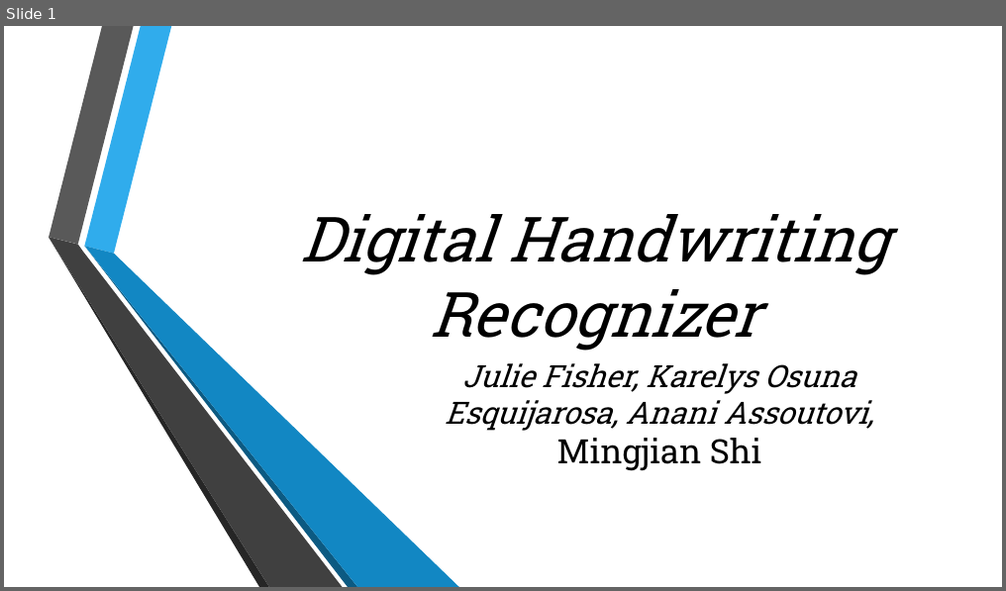
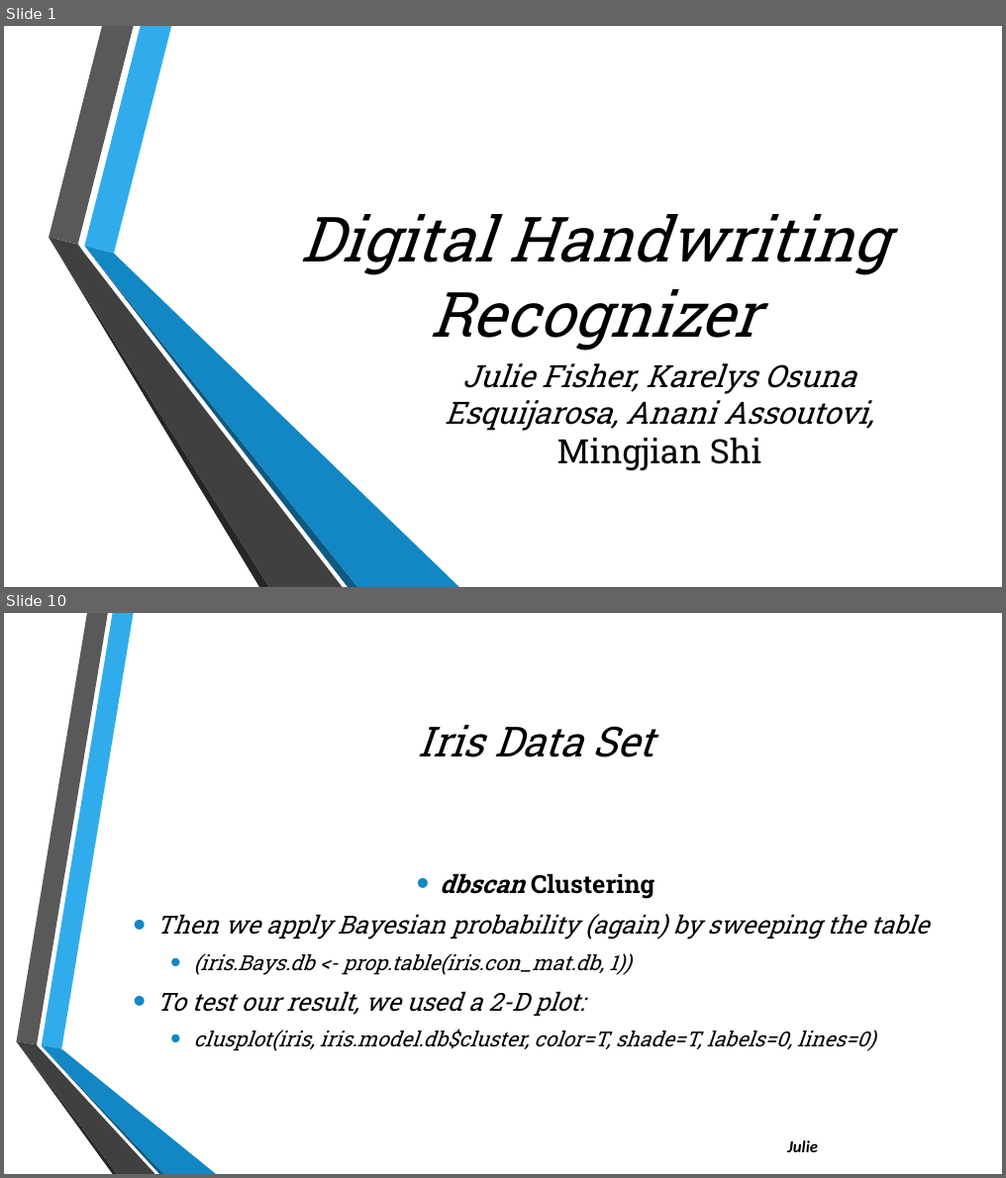
Before and after one commit to julielinx/Final-_Project, a slide deck: Presentation1.pptx. Shown one above the other, each under a label of ours: slide 1 before the commit, slides 1 and 10 after it; the slides between them are not shown. The pictures are 1006x591 and 1006x1178 pixels, drawn with LibreOffice and Linux fonts; fonts in the diff are those of the drawing; background and template pictures are left out. Boxes give left, top, right and bottom in pixels: in the first picture for what was removed or moved away, otherwise in the second. Text is boxed around its words. In the diff, an @@ line names an element or a change of style, - is before the commit and + after.

```diff
--- a/Presentation1.pptx
+++ b/Presentation1.pptx
@@ slide 10 added at box(4, 613, 1002, 1174), background picture (left out) @@
@@ title added at box(417, 725, 653, 758), 40 pt, text #000000, italic @@
+Iris Data Set
@@ text added at box(156, 873, 929, 1052), 20 pt, text #000000, italic @@
+• dbscan Clustering
+• Then we apply Bayesian probability (again) by sweeping the table
+  • (iris.Bays.db <- prop.table(iris.con_mat.db, 1))
+• To test our result, we used a 2-D plot:
+  • clusplot(iris, iris.model.db$cluster, color=T, shade=T, labels=0, lines=0)
@@ group added at box(16, 613, 216, 1174): 6 freeform shapes @@
@@ text added at box(787, 1141, 818, 1153), 16 pt, text #000000, bold, italic @@
+Julie
```
Also in this commit, not shown: 5 slides changed, 7 other slides added.
